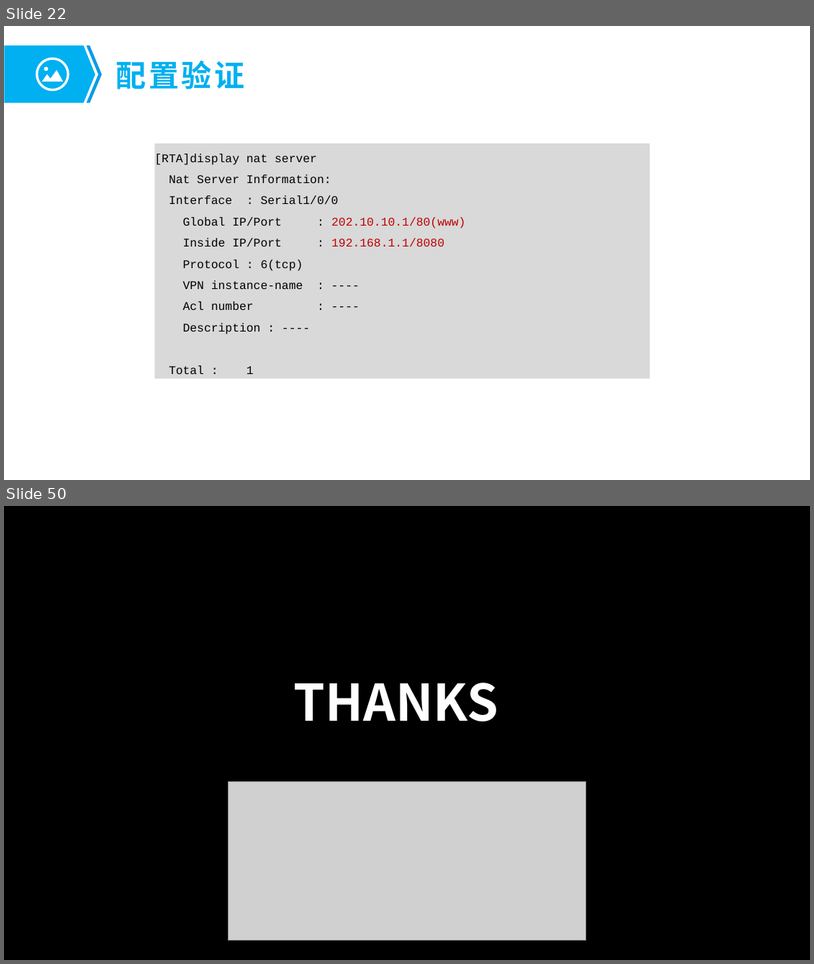
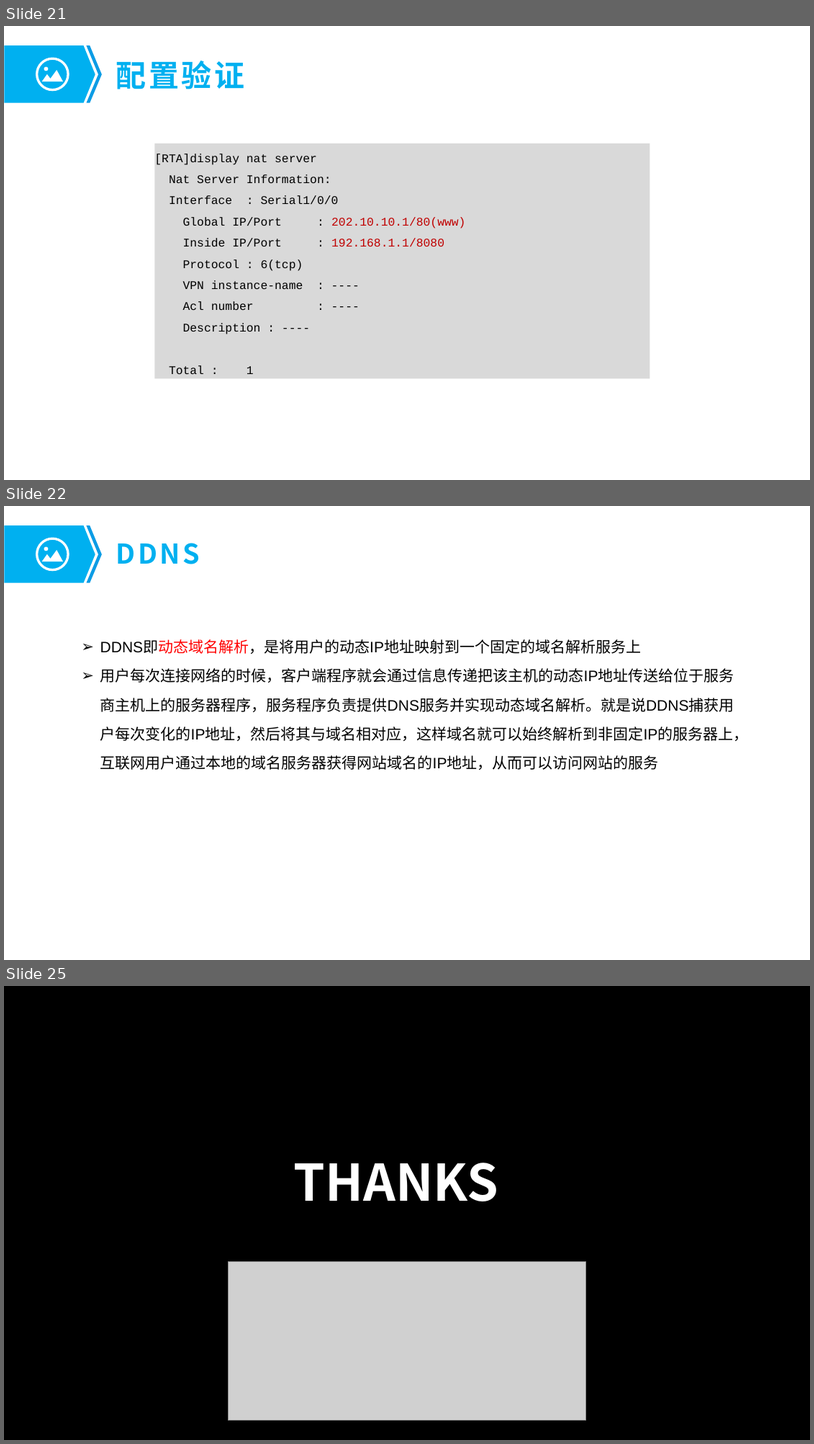
Before and after one commit to fengyuan-liang/notes, a slide deck: 树莓派与内网穿透.pptx. Shown one above the other, each under a label of ours: slides 22 and 50 before the commit, slides 21, 22 and 25 after it; the slides between them are not shown. The pictures are 814x964 and 814x1444 pixels, drawn with LibreOffice and Linux fonts; fonts in the diff are those of the drawing; grey boxes stand for pictures; background and template pictures are left out. Boxes give left, top, right and bottom in pixels: in the first picture for what was removed or moved away, otherwise in the second. Text is boxed around its words. In the diff, an @@ line names an element or a change of style, - is before the commit and + after.

```diff
--- a/树莓派与内网穿透.pptx
+++ b/树莓派与内网穿透.pptx
@@ slide 22 added at (x1=4, y1=506, x2=810, y2=960), background #FFFFFF; not listed: 3 template elements that a slide beside it also shows @@
@@ title added at (x1=116, y1=543, x2=200, y2=564), 32.4 pt, text #00B0F0, bold @@
+DDNS
@@ text added at (x1=100, y1=641, x2=749, y2=770), 18 pt, text #000000 @@
+➢ DDNS即动态域名解析，是将用户的动态IP地址映射到一个固定的域名解析服务上
+➢ 用户每次连接网络的时候，客户端程序就会通过信息传递把该主机的动态IP地址传送给位于服务商主机上的服务器程序，服务程序负责提供DNS服务并实现动态域名解析。就是说DDNS捕获用户每次变化的IP地址，然后将其与域名相对应，这样域名就可以始终解析到非固定IP的服务器上，互联网用户通过本地的域名服务器获得网站域名的IP地址，从而可以访问网站的服务
@@ what was slide 22 is now slide 21 @@
@@ what was slide 50 is now slide 25 @@
```
Also in this commit, not shown: 3 slides changed, 2 other slides added, 28 slides removed, 1 other file.
